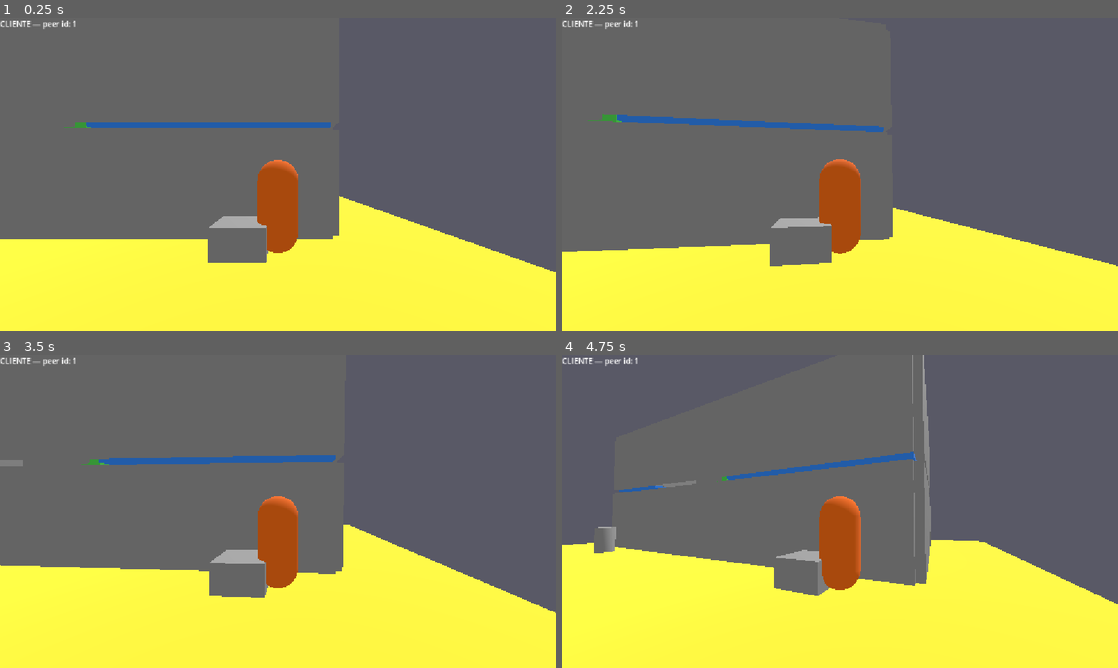
Above: before the commit, frames 1-4 (two rows, left to right).
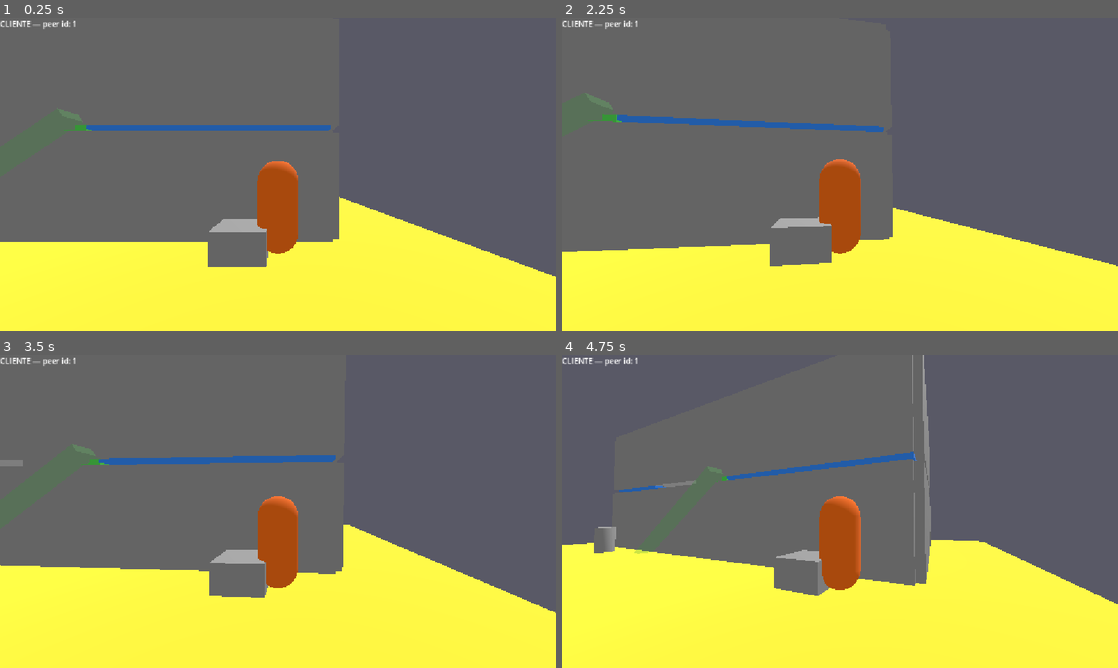
Above: after the commit, the same moments.

Repository: const-ntino/patas-no-crime
Game: Godot game, scene res://scenes/greybox/casa_rua_7.tscn
Same seed, same stepped clock (60 frames per second), same inputs: the game is played once before the commit and once after it.
Inputs (mouse positions are in pixels of both pictures, inside the frame that each line leads up to):
- Up to frame 1 (0.25 s): no input
- Up to frame 2 (2.25 s): tap Enter at 0.5, 2 s; move the mouse to (867, 174) at 0.52 s; hold Space (fly_up) from 0.53 s (still down); tap E (interact) at 0.6 s; move the mouse to (812, 174) at 1.27 s; tap Shift (sneak) at 1.35 s; move the mouse to (851, 168) at 2.02 s; hold Q (verb) from 2.03 s (still down)
- Up to frame 3 (3.5 s): keep holding Space (fly_up); move the mouse to (272, 517) at 2.77 s; release Q (verb) at 2.78 s; tap E (interact) at 2.85 s
- Up to frame 4 (4.75 s): keep holding Space (fly_up); tap Enter at 3.5 s; move the mouse to (878, 514) at 3.52 s; hold Shift (sneak) 3.53-4.28 s; move the mouse to (795, 508) at 4.27 s; tap Q (verb) at 4.35 s

The runs differ from the first frame. In frame 1, 2.0% of the frame differs, in the area x 0-100%, y 28-83%; in frame 2, less than 0.1%; in frame 3, less than 0.1%; in frame 4, less than 0.1%.
Error before the commit: Cannot call method 'add_child' on a null value. (res://scripts/networking/game_manager.gd:124)

Commit message:
docs: sessão 3 do M1 concluída, lições técnicas de NavigationAgent3D

Diff:
--- a/project.godot
+++ b/project.godot
@@ -80,6 +80,11 @@
 
 3d/physics_engine="Jolt Physics"
 
+[navigation]
+
+3d/default_cell_size=0.1
+3d/default_cell_height=0.1
+
 [rendering]
 
 rendering_device/driver.windows="d3d12"
--- a/scenes/characters/character.tscn
+++ b/scenes/characters/character.tscn
@@ -48,6 +48,7 @@
 
 [node name="Character" type="CharacterBody3D" unique_id=1670055009]
 collision_layer = 2
+collision_mask = 3
 script = ExtResource("1_1bdar")
 
 [node name="CollisionShape3D" type="CollisionShape3D" parent="." unique_id=1635050640]
--- /dev/null
+++ b/scenes/characters/human_npc.tscn
@@ -0,0 +1,48 @@
+[gd_scene load_steps=6 format=3]
+
+[ext_resource type="Script" path="res://scripts/characters/human_npc.gd" id="1_human"]
+[ext_resource type="Script" path="res://scripts/characters/visual_interpolation.gd" id="2_visual"]
+
+[sub_resource type="CapsuleShape3D" id="CapsuleShape3D_human"]
+radius = 0.4
+height = 1.8
+
+[sub_resource type="SceneReplicationConfig" id="SceneReplicationConfig_human"]
+properties/0/path = NodePath(".:position")
+properties/0/spawn = true
+properties/0/replication_mode = 1
+properties/1/path = NodePath("FacingSync:rotation")
+properties/1/spawn = true
+properties/1/replication_mode = 1
+
+[sub_resource type="StandardMaterial3D" id="StandardMaterial3D_human"]
+albedo_color = Color(0.6, 0.55, 0.5, 1)
+
+[sub_resource type="CapsuleMesh" id="CapsuleMesh_human"]
+material = SubResource("StandardMaterial3D_human")
+radius = 0.4
+height = 1.8
+
+[node name="HumanNPC" type="CharacterBody3D"]
+collision_layer = 2
+collision_mask = 3
+script = ExtResource("1_human")
+
+[node name="CollisionShape3D" type="CollisionShape3D" parent="."]
+shape = SubResource("CapsuleShape3D_human")
+
+[node name="NavigationAgent3D" type="NavigationAgent3D" parent="."]
+path_desired_distance = 1.0
+target_desired_distance = 1.0
+
+[node name="TransformSync" type="MultiplayerSynchronizer" parent="."]
+replication_interval = 0.067
+replication_config = SubResource("SceneReplicationConfig_human")
+
+[node name="VisualRoot" type="Node3D" parent="."]
+script = ExtResource("2_visual")
+
+[node name="MeshInstance3D" type="MeshInstance3D" parent="VisualRoot"]
+mesh = SubResource("CapsuleMesh_human")
+
+[node name="FacingSync" type="Node3D" parent="."]
--- a/scenes/greybox/casa_rua_7.tscn
+++ b/scenes/greybox/casa_rua_7.tscn
@@ -23,9 +23,24 @@
 ambient_light_color = Color(1, 1, 1, 1)
 ambient_light_energy = 0.5
 
+[sub_resource type="NavigationMesh" id="NavigationMesh_house"]
+geometry_parsed_geometry_type = 1
+geometry_source_geometry_mode = 1
+geometry_source_group_name = &"nav_source"
+geometry_collision_mask = 1
+cell_size = 0.1
+cell_height = 0.1
+agent_radius = 0.4
+agent_height = 1.8
+agent_max_climb = 0.3
+agent_max_slope = 55.0
+
 [node name="CasaRua7" type="Node3D" unique_id=372233040]
 
-[node name="TerreoEstrutura" type="Node3D" parent="." unique_id=434198488]
+[node name="NavigationRegion3D" type="NavigationRegion3D" parent="."]
+navigation_mesh = SubResource("NavigationMesh_house")
+
+[node name="TerreoEstrutura" type="Node3D" parent="." unique_id=434198488 groups=["nav_source"]]
 
 [node name="LajeTerreo" type="CSGBox3D" parent="TerreoEstrutura" unique_id=893658140]
 transform = Transform3D(1, 0, 0, 0, 1, 0, 0, 0, 1, 7, -0.1, 4)
@@ -83,7 +98,7 @@
 use_collision = true
 size = Vector3(0.2, 2.6, 5)
 
-[node name="AndarSuperiorEstrutura" type="Node3D" parent="." unique_id=715708606]
+[node name="AndarSuperiorEstrutura" type="Node3D" parent="." unique_id=715708606 groups=["nav_source"]]
 
 [node name="LajeSuperiorOeste" type="CSGBox3D" parent="AndarSuperiorEstrutura" unique_id=1906048209]
 transform = Transform3D(1, 0, 0, 0, 1, 0, 0, 0, 1, 1.5, 2.8, 4)
@@ -180,12 +195,12 @@
 use_collision = true
 size = Vector3(0.1, 1, 1.7)
 
-[node name="Escada" type="Node3D" parent="." unique_id=838542316]
+[node name="Escada" type="Node3D" parent="." unique_id=838542316 groups=["nav_source"]]
 
 [node name="RampaColisao" type="CSGBox3D" parent="Escada" unique_id=1221663182]
 transform = Transform3D(0.8309845, 0.55629563, 0, -0.55629563, 0.8309845, 0, 0, 0, 1, 8.175, 1.42, 0.85)
 use_collision = true
-size = Vector3(5.36, 0.2, 1.5)
+size = Vector3(5.36, 0.2, 3.0)
 material = SubResource("Material_GreenGhost")
 
 [node name="Degrau01" type="CSGBox3D" parent="Escada" unique_id=1577581905]
@@ -315,3 +330,15 @@
 script = ExtResource("1_gdmgr")
 
 [node name="DebugOverlay" parent="." unique_id=247825045 instance=ExtResource("2_dbgov")]
+
+[node name="Items" type="Node3D" parent="." unique_id=1735499055]
+
+[node name="ItemSpawner" type="MultiplayerSpawner" parent="Items" unique_id=995935073]
+_spawnable_scenes = PackedStringArray("uid://cwukjjf8ti6ea")
+spawn_path = NodePath("..")
+
+[node name="Humans" type="Node3D" parent="."]
+
+[node name="HumanSpawner" type="MultiplayerSpawner" parent="Humans"]
+_spawnable_scenes = PackedStringArray("res://scenes/characters/human_npc.tscn")
+spawn_path = NodePath("..")
--- /dev/null
+++ b/scripts/characters/human_npc.gd
@@ -0,0 +1,117 @@
+extends CharacterBody3D
+class_name HumanNPC
+
+## Humano NPC com rotina de pontos fixos (GDD 5.3, RF-02 parte 1).
+## SEMPRE autoridade do host (RM-03: toda IA roda só no host).
+## Caminha entre routine_points via NavigationAgent3D (malha assada
+## pelo GameManager a partir da colisão da casa) em vez de waypoints
+## manuais — evita adivinhar coordenadas sobre a escada sem poder
+## testar ao vivo (lição f do estado-do-projeto-m1.md).
+
+enum State { WAITING, WALKING }
+
+const GRAVITY: float = 9.8
+const MOVE_SPEED: float = 1.6
+const WAIT_MIN: float = 20.0
+const WAIT_MAX: float = 60.0
+
+var routine_points: Array[Vector3] = []
+var current_target_index: int = 0
+var state: State = State.WAITING
+var wait_timer: float = 0.0
+var rng: RandomNumberGenerator
+var _move_direction: Vector3 = Vector3.ZERO
+var _last_next_point: Vector3 = Vector3.INF
+
+@onready var nav_agent: NavigationAgent3D = $NavigationAgent3D
+@onready var facing_sync: Node3D = $FacingSync
+
+
+## Chamado pelo GameManager (host) ANTES do add_child — mesma ordem já
+## usada em item.gd, pra que a posição inicial já viaje no snapshot de
+## spawn replicado, sem esperar o próximo tick do TransformSync.
+## seed_value torna a duração de espera em cada ponto reproduzível
+## (GDD 5.3: "determinística por seed da partida").
+func setup(points: Array[Vector3], seed_value: int) -> void:
+	routine_points = points
+	rng = RandomNumberGenerator.new()
+	rng.seed = seed_value
+	current_target_index = 0
+	position = routine_points[0]
+	_enter_waiting()
+
+
+func _physics_process(delta: float) -> void:
+	if not is_multiplayer_authority():
+		return
+
+	match state:
+		State.WAITING:
+			_process_waiting(delta)
+		State.WALKING:
+			_process_walking()
+
+	# Gravidade sempre ativa (parado ou andando): é ela + move_and_slide
+	# que faz o corpo seguir o contorno da rampa da escada ao encostar
+	# nela andando na horizontal, igual ao personagem jogável.
+	if not is_on_floor():
+		velocity.y -= GRAVITY * delta
+	else:
+		velocity.y = 0.0
+
+	move_and_slide()
+
+
+func _process_waiting(delta: float) -> void:
+	velocity.x = 0.0
+	velocity.z = 0.0
+	wait_timer -= delta
+	if wait_timer <= 0.0:
+		_enter_walking()
+
+
+## A direção só é recalculada quando o PRÓXIMO PONTO do caminho muda de
+## verdade (novo corner do NavigationAgent3D), nunca com base na
+## distância atual até ele. Recalcular a cada frame perto do alvo
+## oscilava de sinal (ziguezague): o alvo de altura (rampa) nunca é
+## alcançado só andando na horizontal, então "quase lá" em XZ virava
+## "passei, volto" no frame seguinte, preso num vaivém sem nunca
+## empurrar o corpo pra dentro da rampa por tempo suficiente pra subir.
+## Travar a direção por corner imita um jogador que segura a tecla até
+## atravessar, em vez de soltar assim que "chega" no X/Z (achado via
+## CLI headless, sessão 3).
+func _process_walking() -> void:
+	if nav_agent.is_navigation_finished():
+		_enter_waiting()
+		velocity.x = 0.0
+		velocity.z = 0.0
+		_move_direction = Vector3.ZERO
+		_last_next_point = Vector3.INF
+		return
+
+	var next_point: Vector3 = nav_agent.get_next_path_position()
+	# Recalcula quando o corner muda OU quando a direção travada ainda
+	# está zerada (salvaguarda: se o primeiro cálculo de um corner novo
+	# coincidiu com distância ~0 por acaso, sem isso ficaria sem rumo
+	# pra sempre, mesmo com a navegação não concluída).
+	if next_point != _last_next_point or _move_direction.length() <= 0.01:
+		_last_next_point = next_point
+		var to_next := Vector3(next_point.x - global_position.x, 0.0, next_point.z - global_position.z)
+		if to_next.length() > 0.01:
+			_move_direction = to_next.normalized()
+
+	if _move_direction.length() > 0.01:
+		velocity.x = _move_direction.x * MOVE_SPEED
+		velocity.z = _move_direction.z * MOVE_SPEED
+		facing_sync.look_at(facing_sync.global_position + _move_direction, Vector3.UP)
+
+
+func _enter_waiting() -> void:
+	state = State.WAITING
+	wait_timer = rng.randf_range(WAIT_MIN, WAIT_MAX)
+
+
+func _enter_walking() -> void:
+	current_target_index = (current_target_index + 1) % routine_points.size()
+	nav_agent.target_position = routine_points[current_target_index]
+	state = State.WALKING
--- a/scripts/networking/game_manager.gd
+++ b/scripts/networking/game_manager.gd
@@ -16,6 +16,7 @@
 
 const CharacterScene := preload("res://scenes/characters/character.tscn")
 const ItemScene := preload("res://scenes/interactables/item.tscn")
+const HumanScene := preload("res://scenes/characters/human_npc.tscn")
 
 const SPAWN_POINTS: Array[Vector3] = [
 	Vector3(1.3, 1, -1),
@@ -45,10 +46,26 @@
 	{ "pos": Vector3(5, 1, 2), "class": 3 },
 ]
 
+## Rotina do humano da Casa da Rua 7 (GDD 6.2): sofá, cozinha, banheiro,
+## quarto, nessa ordem, em loop. Coordenadas são minha mel+hor estimativa
+## a partir da geometria das paredes (sessão 3, M1) — o caminho ENTRE os
+## pontos é resolvido pela malha de navegação (NavigationAgent3D), só a
+## posição de cada ponto pode precisar de ajuste visual depois de testar.
+const HUMAN_ROUTE: Array[Vector3] = [
+	Vector3(4.5, 1.0, 6.5),    # sofá (sala, térreo)
+	Vector3(12.5, 1.0, 6.5),   # cozinha (balcão, térreo)
+	Vector3(1.5, 3.8, 6.5),    # banheiro (andar superior)
+	Vector3(11.5, 3.8, 4.5),   # quarto (andar superior)
+]
+
 @onready var spawner: MultiplayerSpawner = $"../MultiplayerSpawner"
 @onready var players: Node3D = $"../Players"
-@onready var item_spawner: MultiplayerSpawner = $"../ItemSpawner"
+@onready var item_spawner: MultiplayerSpawner = $"../Items/ItemSpawner"
 @onready var items: Node3D = $"../Items"
+@onready var humans: Node3D = $"../Humans"
+@onready var nav_region: NavigationRegion3D = $"../NavigationRegion3D"
+
+var match_seed: int = 0
 
 
 func _ready() -> void:
@@ -67,8 +84,22 @@
 
 
 func _server_start() -> void:
+	match_seed = randi()
+	print("Seed da partida: %d" % match_seed)
+
+	# A NavigationRegion3D precisa de vários frames de física depois de
+	# entrar na árvore pra terminar de se registrar no NavigationServer
+	# (achado empírico via CLI headless, sessão 3 do M1: assar cedo
+	# demais produz uma malha com vértices "corretos" na aparência, mas
+	# que falha silenciosamente em toda consulta de caminho). 1 frame
+	# (o que call_deferred já dá de graça) não é suficiente.
+	for i in 10:
+		await get_tree().physics_frame
+	nav_region.bake_navigation_mesh(false)  # síncrono: precisa terminar antes do humano andar
+
 	_spawn_for_peer(1)  # o próprio host também tem um personagem
 	_spawn_test_items()
+	_spawn_human()
 
 
 func _on_peer_connected(peer_id: int) -> void:
@@ -122,3 +153,16 @@
 		item.position = data["pos"]
 		item.setup(data["class"])
 		items.add_child(item)
+
+
+## Só o host cria o humano. Autoridade sempre do host (RM-03: toda IA
+## roda só no host) — não precisa set_multiplayer_authority explícito
+## porque 1 já é a autoridade padrão de qualquer nó, mas fica explícito
+## aqui pra seguir o mesmo padrão de fiação de autoridade do resto do
+## arquivo.
+func _spawn_human() -> void:
+	var human := HumanScene.instantiate()
+	human.name = "human_0"
+	human.set_multiplayer_authority(1)
+	human.setup(HUMAN_ROUTE, match_seed)  # ANTES do add_child (mesmo padrão de item.gd)
+	humans.add_child(human)
Not shown, added: scripts/characters/human_npc.gd.uid
